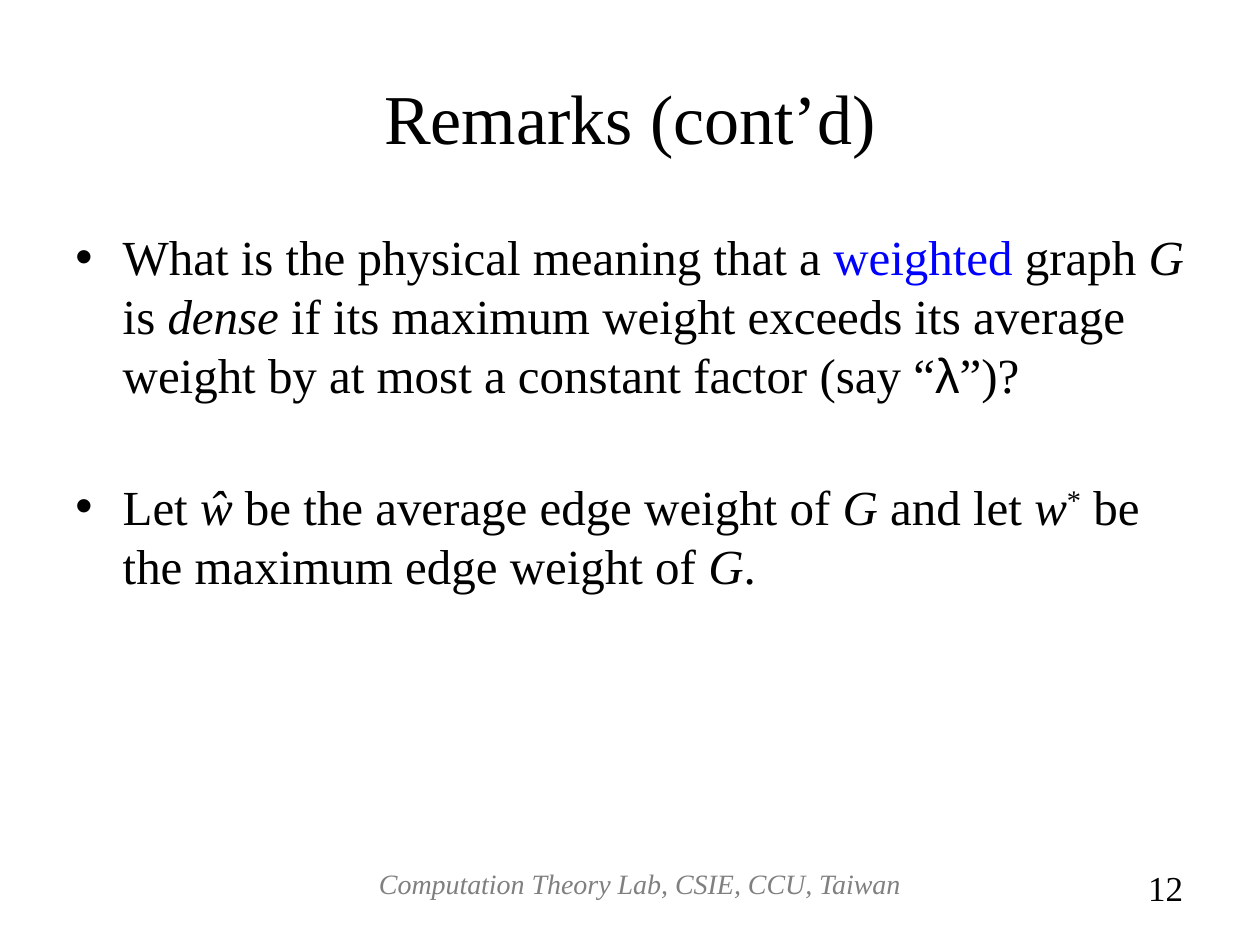
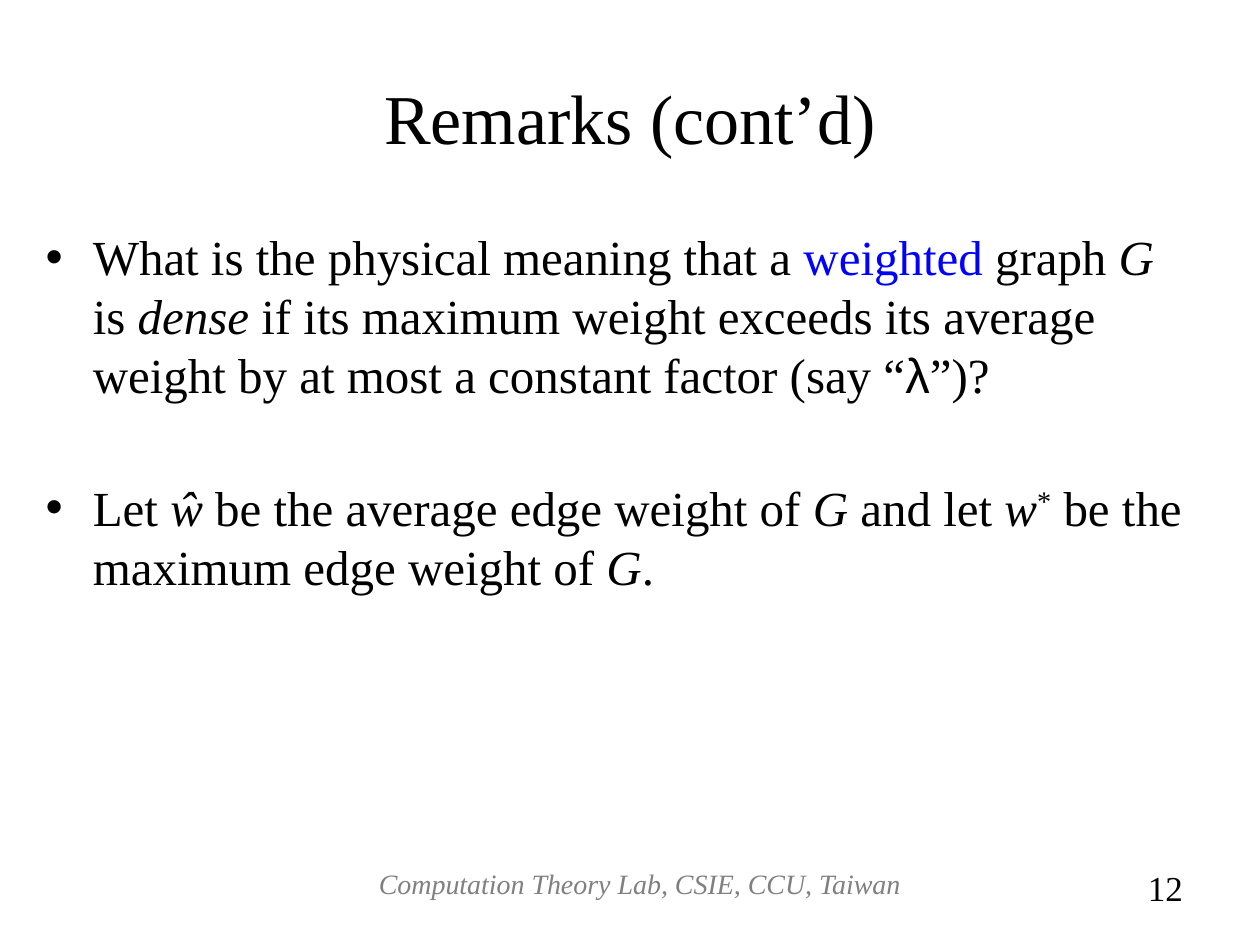
Before and after one commit to josephcclin/josephcclin.github.io, a slide deck: slide 12 of paper/A_Randomized_Approximation_Scheme_for_Metric_MAX-CUT.ppt. Drawn at 1260x945 pixels with LibreOffice and Linux fonts; fonts in the diff are those of the drawing. Boxes give left, top, right and bottom in pixels: in the first picture for what was removed or moved away, otherwise in the second. Text is boxed around its words. In the diff, an @@ line names an element or a change of style, - is before the commit and + after.

```diff
--- a/paper/A_Randomized_Approximation_Scheme_for_Metric_MAX-CUT.ppt
+++ b/paper/A_Randomized_Approximation_Scheme_for_Metric_MAX-CUT.ppt
@@ text "What is the physical meaning ..." rewrapped from [123, 241, 1184, 594] to [93, 241, 1182, 595] @@
```
Also in this commit, not shown: 23 other slides changed, 1 slide added, 1 slide removed, 2 other files.
